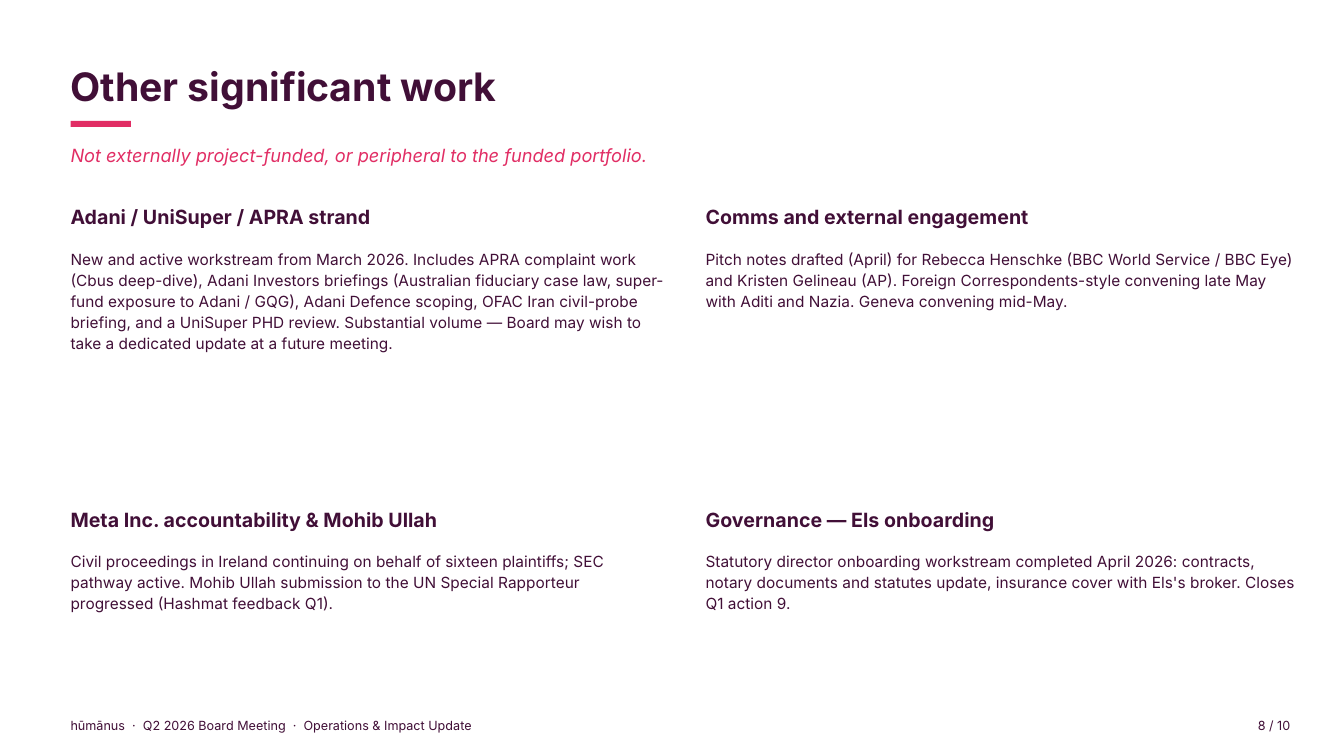
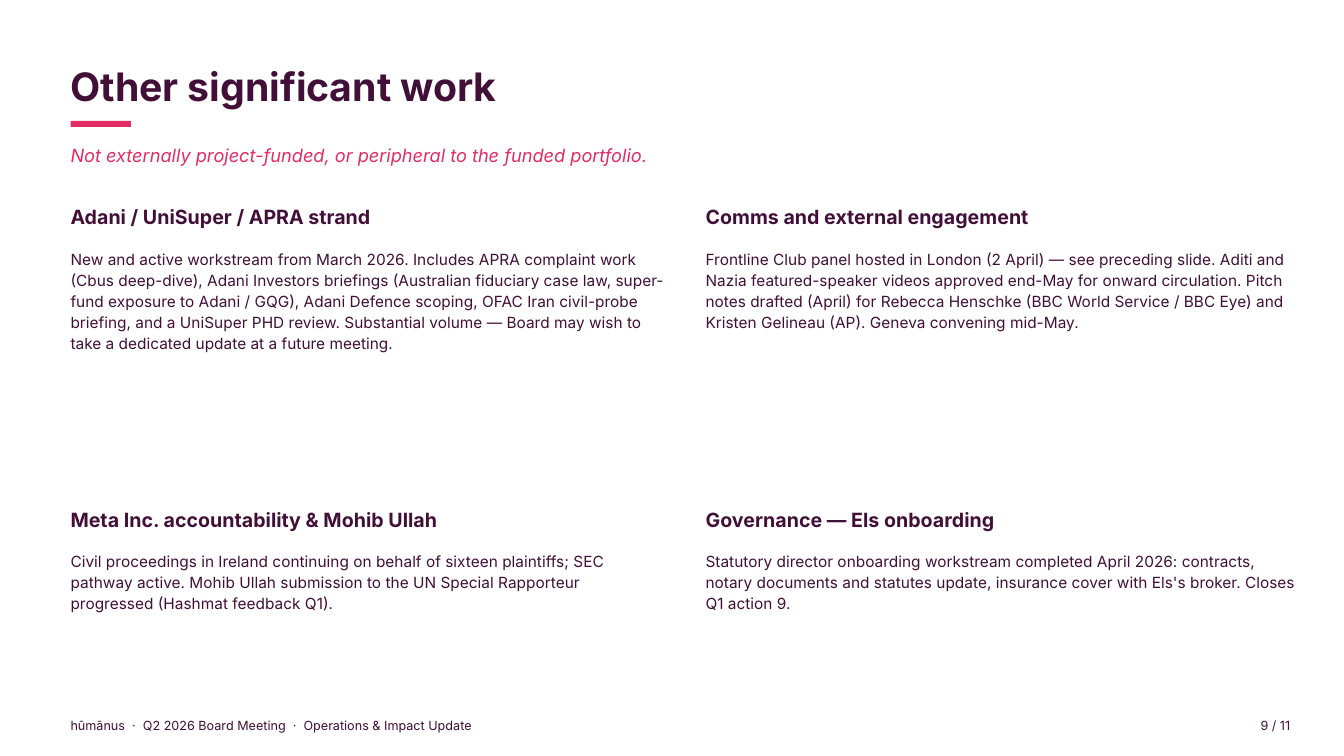
Before and after one commit to evafrances04/humanusGovernance, a slide deck: slide 9 of 2026/Q2/08-ED-Operations-Impact-Y2D.pptx (slide 8 before the commit). Drawn at 1344x756 pixels with LibreOffice and Linux fonts; fonts in the diff are those of the drawing. Boxes give left, top, right and bottom in pixels: in the first picture for what was removed or moved away, otherwise in the second. Text is boxed around its words. In the diff, an @@ line names an element or a change of style, - is before the commit and + after.

```diff
--- a/2026/Q2/08-ED-Operations-Impact-Y2D.pptx
+++ b/2026/Q2/08-ED-Operations-Impact-Y2D.pptx
@@ text at (706, 252, 1284, 332): text changed @@
-Pitch notes drafted (April) for Rebecca Henschke (BBC World Service / BBC Eye) and Kristen Gelineau (AP). Foreign Correspondents-style convening late May with Aditi and Nazia. Geneva convening mid-May.
+Frontline Club panel hosted in London (2 April) — see preceding slide. Aditi and Nazia featured-speaker videos approved end-May for onward circulation. Pitch notes drafted (April) for Rebecca Henschke (BBC World Service / BBC Eye) and Kristen Gelineau (AP). Geneva convening mid-May.
@@ text at (1261, 720, 1290, 730): text changed @@
-8 / 10
+9 / 11
```
Also in this commit, not shown: 7 other slides changed, 1 slide added, 1 other file.
